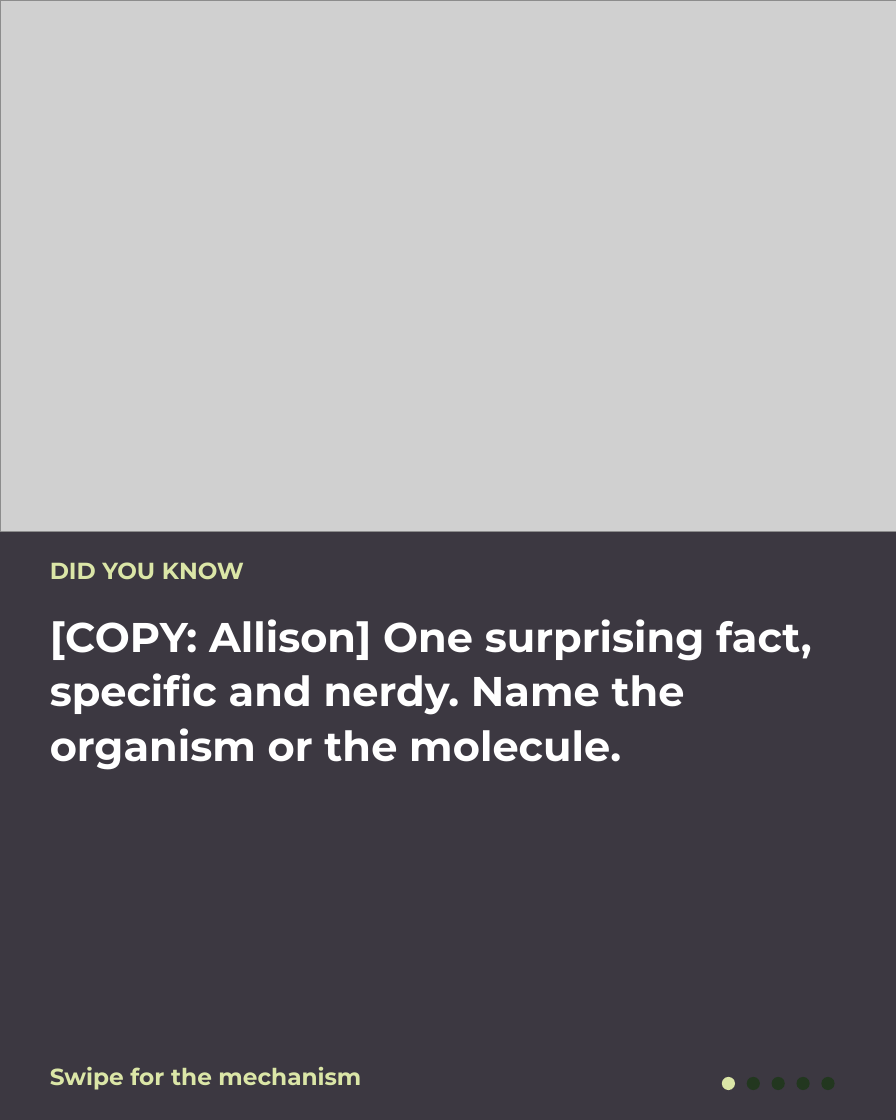
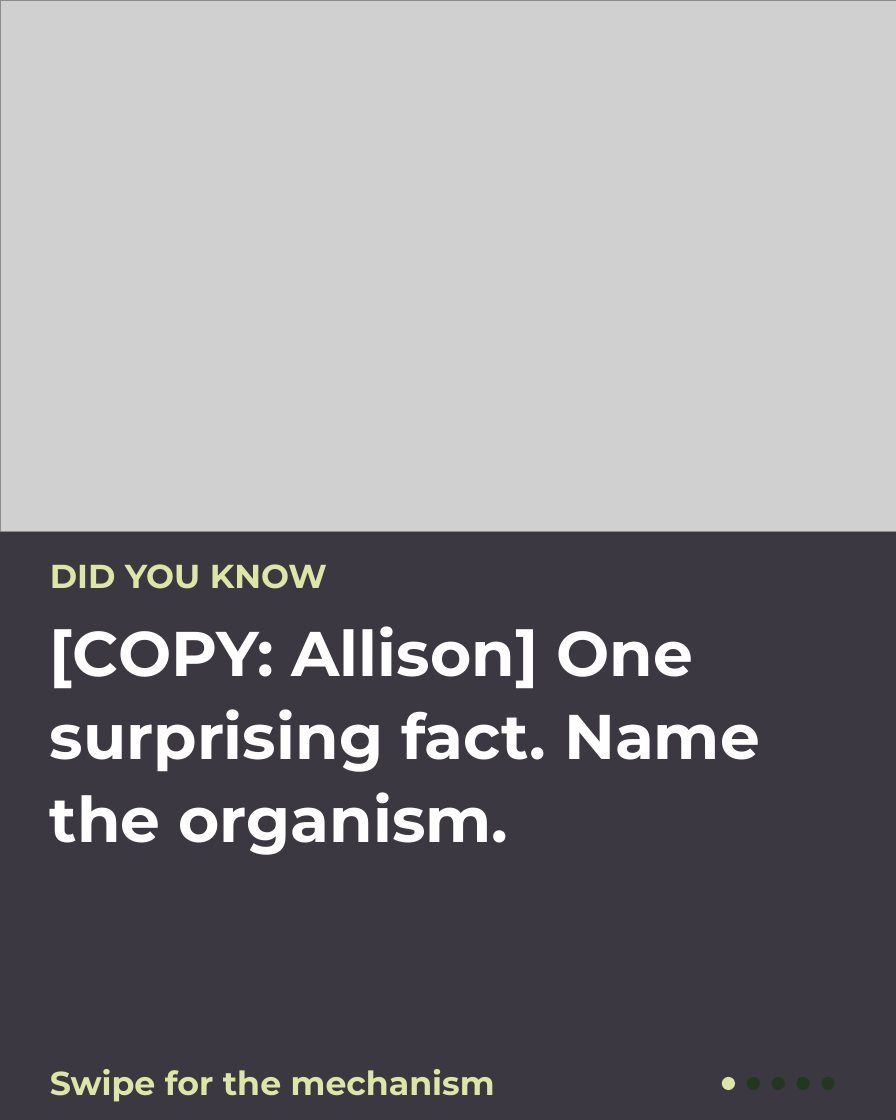
Before and after one commit to linneamoritznyc/SFW-SocialMedia, a slide deck: slide 1 of templates/carousels/did-you-know.pptx. Drawn at 896x1120 pixels with LibreOffice and Linux fonts; fonts in the diff are those of the drawing; grey boxes stand for pictures. Boxes give left, top, right and bottom in pixels: in the first picture for what was removed or moved away, otherwise in the second. Text is boxed around its words. In the diff, an @@ line names an element or a change of style, - is before the commit and + after.

```diff
--- a/templates/carousels/did-you-know.pptx
+++ b/templates/carousels/did-you-know.pptx
@@ text "DID YOU KNOW" at (50, 564, 327, 589): size 21 to 30 pt @@
@@ text at (50, 626, 760, 855): text changed; size 37.5 to 57 pt @@
-[COPY: Allison] One surprising fact, specific and nerdy. Name the organism or the molecule.
+[COPY: Allison] One surprising fact. Name the organism.
@@ text "Swipe for the mechanism" at (50, 1069, 495, 1102): size 21 to 30 pt @@
```
Also in this commit, not shown: 4 other slides changed, 14 other files.
